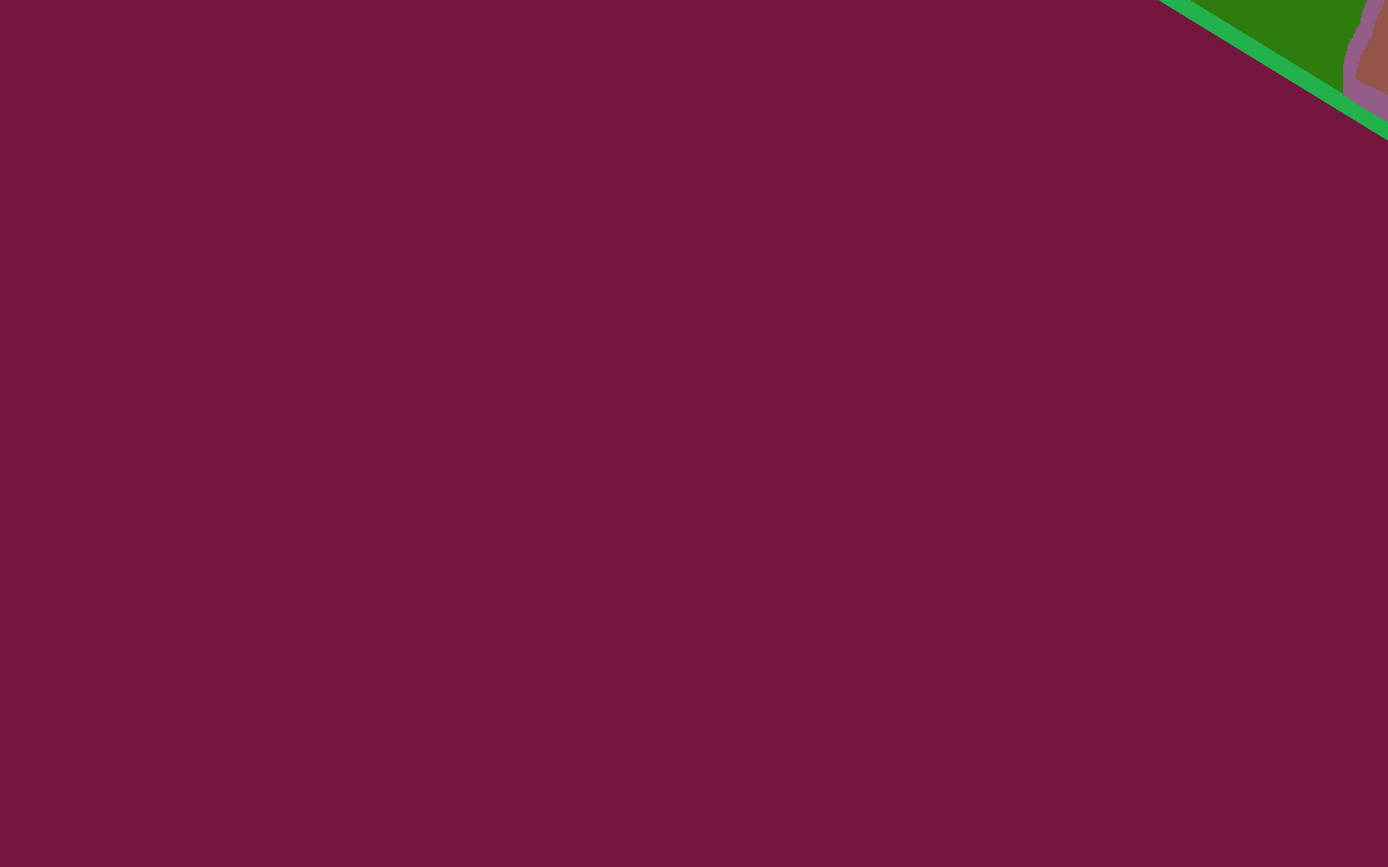
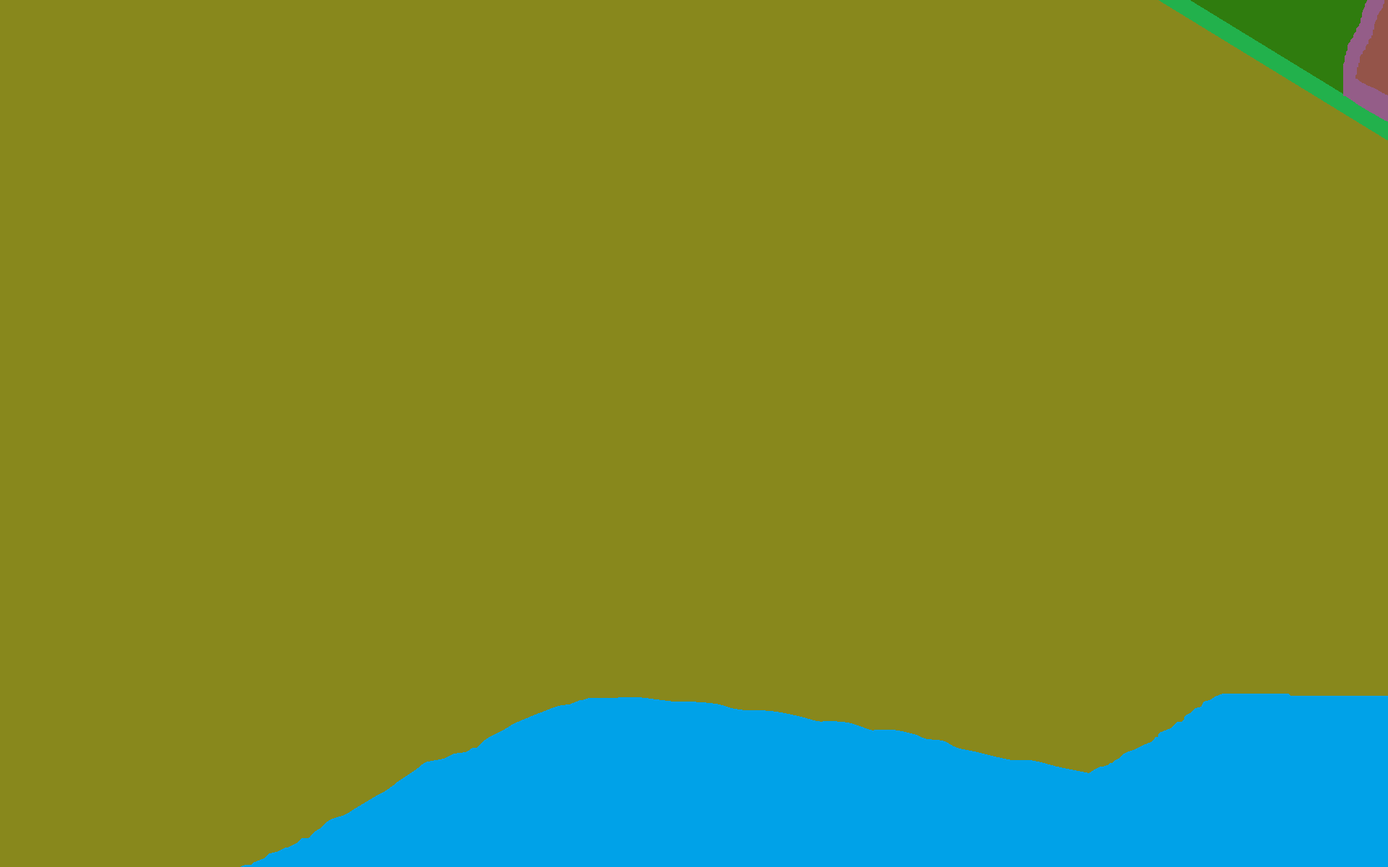
Two versions of the same layered image (1388x867). Layer-by-layer changes:
moved "貼り付けられたレイヤー" above "フィールド-10.bmp", painted on it over <box>0,0,1388,867</box>
